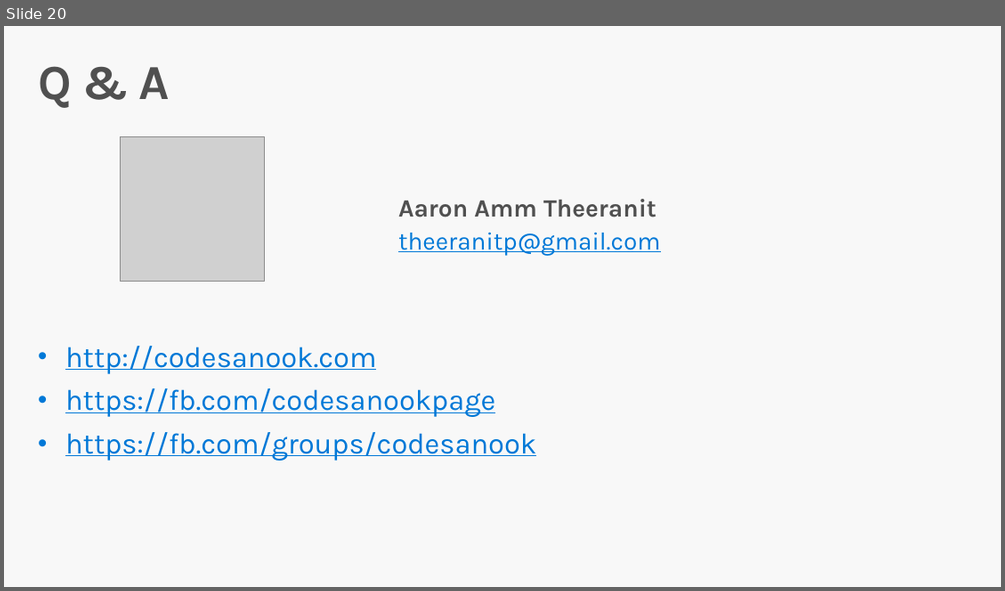
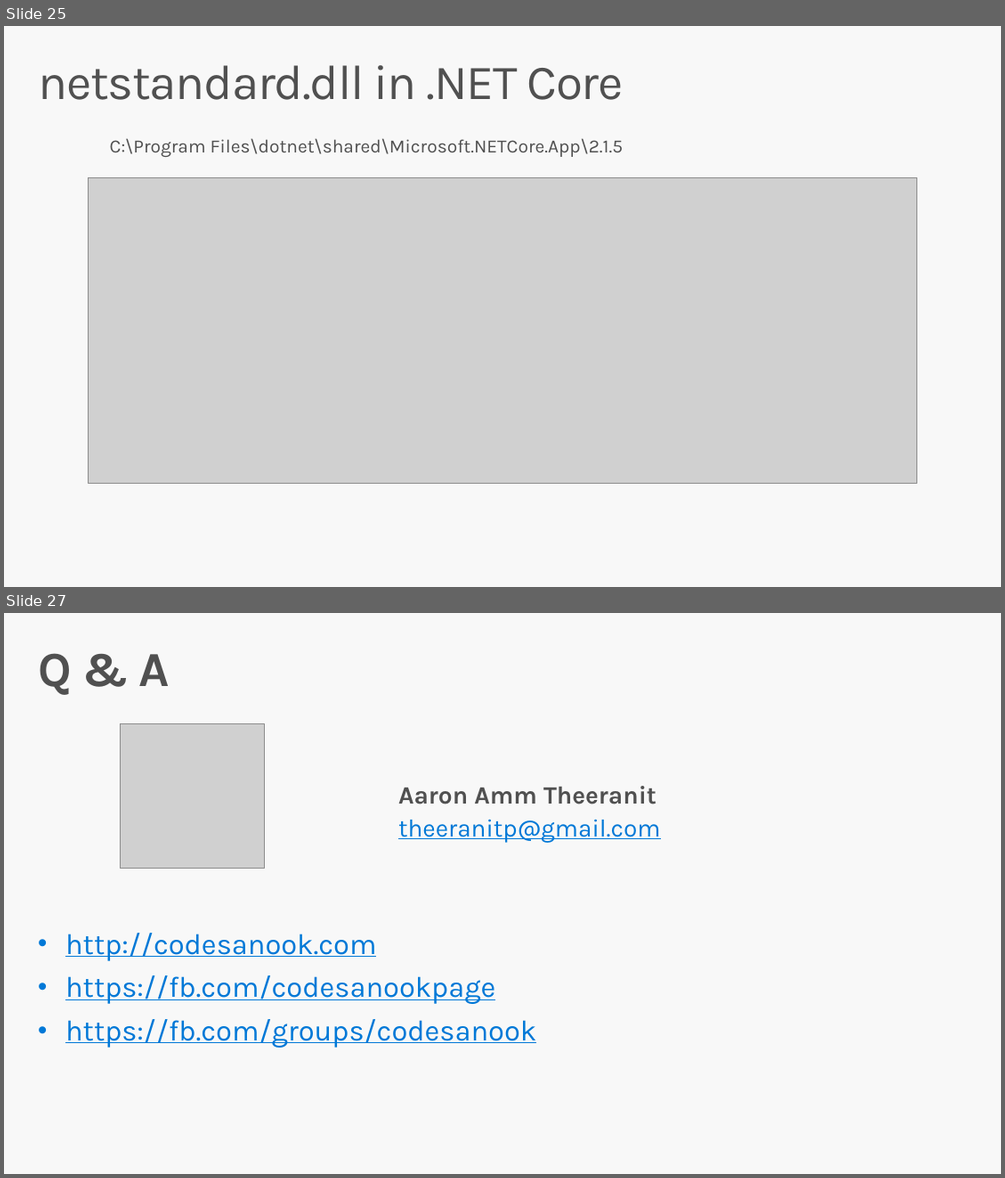
Before and after one commit to DotNetConfTh/dotnetconfth.github.io, a slide deck: dotnetconf/Technical/Decks/Aaron_NetStandard/Build Great Libraries using .NET Standard-Aaron.pptx. Shown one above the other, each under a label of ours: slide 20 before the commit, slides 25 and 27 after it; the slides between them are not shown. The pictures are 1005x591 and 1005x1178 pixels, drawn with LibreOffice and Linux fonts; fonts in the diff are those of the drawing; grey boxes stand for pictures; background and template pictures are left out. Boxes give left, top, right and bottom in pixels: in the first picture for what was removed or moved away, otherwise in the second. Text is boxed around its words. In the diff, an @@ line names an element or a change of style, - is before the commit and + after.

```diff
--- a/dotnetconf/Technical/Decks/Aaron_NetStandard/Build Great Libraries using .NET Standard-Aaron.pptx
+++ b/dotnetconf/Technical/Decks/Aaron_NetStandard/Build Great Libraries using .NET Standard-Aaron.pptx
@@ slide 25 added at (4, 26, 1001, 587), background #F8F8F8 @@
@@ title added at (38, 65, 623, 100), 47 pt, text #505050 @@
+netstandard.dll in .NET Core
@@ text added at (110, 138, 623, 157), 18 pt, text #505050 @@
+C:\Program Files\dotnet\shared\Microsoft.NETCore.App\2.1.5
@@ picture added at (88, 178, 917, 483) @@
@@ what was slide 20 is now slide 27 @@
```
Also in this commit, not shown: 8 slides changed, 13 other slides added, 12 slides removed.
